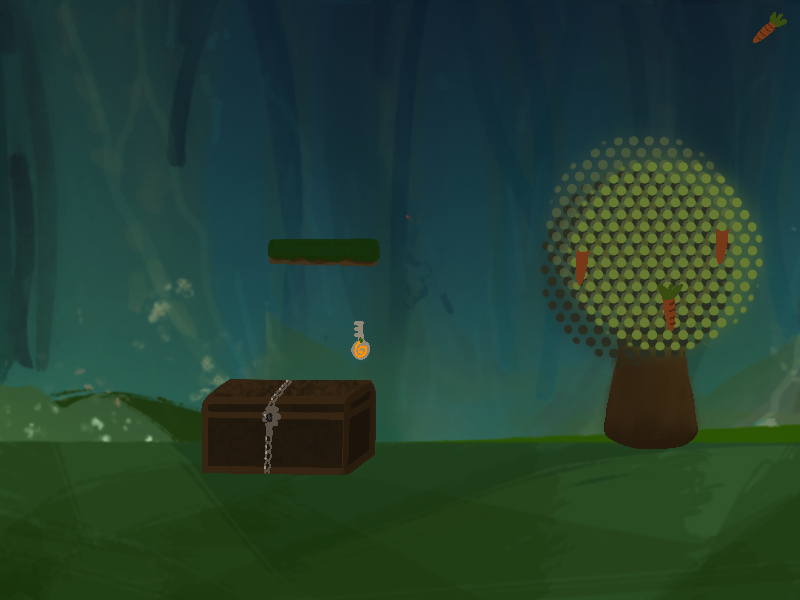
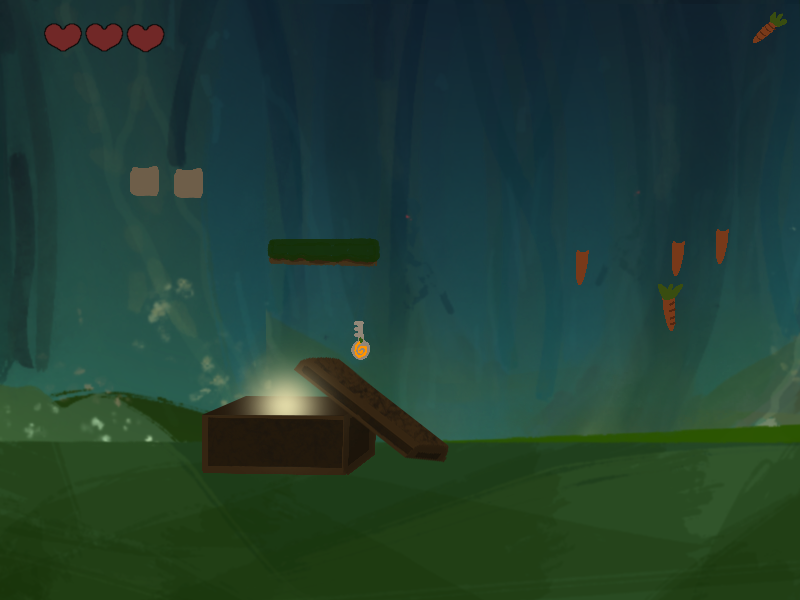
Two versions of the same layered image (800x600). Layer-by-layer changes:
showed "Warstwa 19" (1st of 2) over box(174, 168, 203, 198)
showed "Warstwa 19" (2nd of 2) over box(130, 166, 159, 196)
showed "Warstwa 20" (1st of 3, in "Nowa grupa") over box(85, 23, 124, 52)
showed "Warstwa 20" (2nd of 3, in "Nowa grupa") over box(126, 24, 165, 53)
showed "Warstwa 20" (3rd of 3, in "Nowa grupa") over box(44, 23, 82, 52)
showed "Warstwa 11" (4th of 6) over box(672, 241, 685, 276)
hid "Warstwa 12" over box(533, 128, 773, 449)
hid "Warstwa 7" over box(262, 380, 292, 474)
renamed "Warstwa 6" to "otwartaskrzynia", painted on it over box(201, 338, 449, 475)
